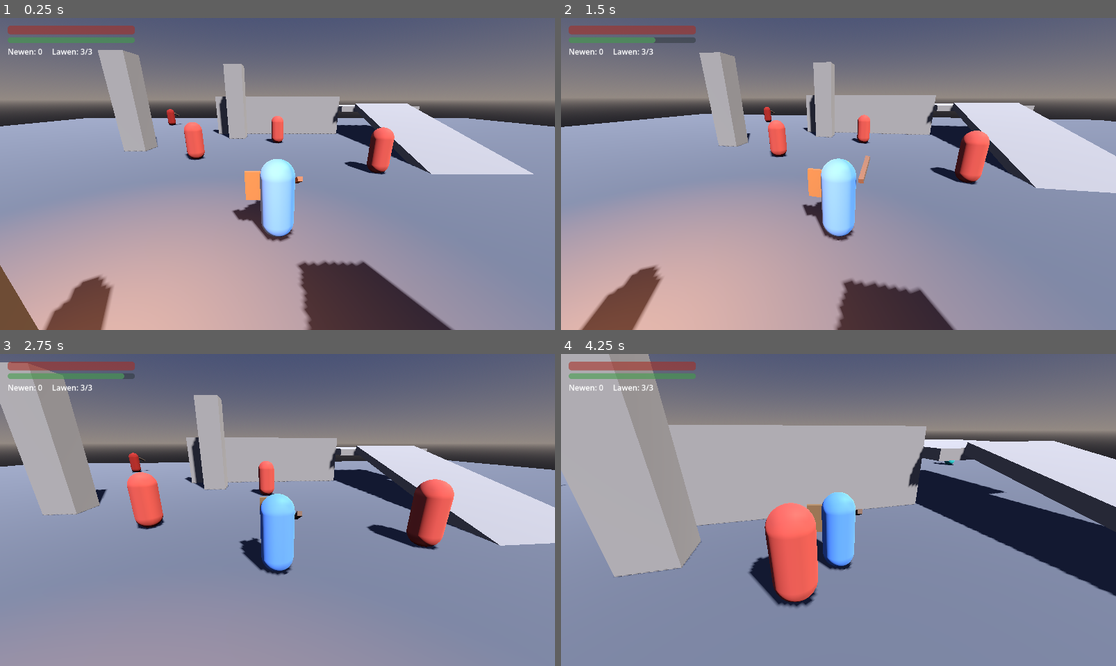
Above: before the commit, frames 1-4 (two rows, left to right).
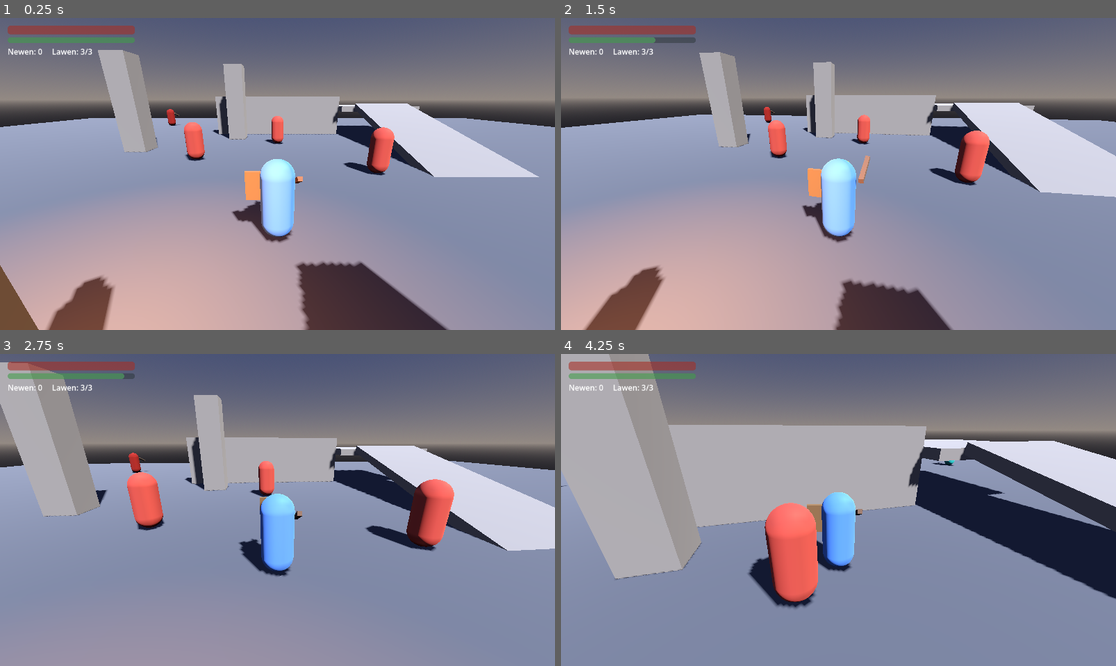
Above: after the commit, the same moments.

Repository: mefixer/GameProyect
Game: Godot game, scene res://scenes/levels/greybox.tscn
Same seed, same stepped clock (60 frames per second), same inputs: the game is played once before the commit and once after it.
Inputs (mouse positions are in pixels of both pictures, inside the frame that each line leads up to):
- Up to frame 1 (0.25 s): no input
- Up to frame 2 (1.5 s): move the mouse to (866, 174) at 0.52 s; hold W (move_forward) from 0.53 s (still down); tap Q (attack_heavy) at 0.6 s; tap Space (jump) at 0.77 s; move the mouse to (810, 174) at 1.27 s; click (810, 174) at 1.35 s
- Up to frame 3 (2.75 s): keep holding W (move_forward); tap Space (jump) at 1.52 s; move the mouse to (288, 503) at 2.02 s; hold Right mouse button (block) from 2.03 s (still down)
- Up to frame 4 (4.25 s): keep holding W (move_forward); move the mouse to (832, 516) at 2.77 s; release Right mouse button (block) at 2.78 s; tap E (interact) at 2.85 s; tap Space (jump) at 3.02, 3.77 s; move the mouse to (877, 513) at 3.52 s; hold Tab (lock_on) from 3.53 s (still down)

The runs differ from the first frame. In frame 1, 1.4% of the frame differs, in the area x 0-100%, y 32-100%; in frame 2, 1.3%; in frame 3, 0.9%; in frame 4, 1.1%.

Commit message:
Greybox: normalización de UIDs por el editor de Godot
Co-Authored-By: Claude Fable 5 <noreply@anthropic.com>

Diff:
--- a/scenes/levels/greybox.tscn
+++ b/scenes/levels/greybox.tscn
@@ -103,7 +103,7 @@
 shape = SubResource("shape_floor")
 
 [node name="MeshInstance3D" type="MeshInstance3D" parent="NavRegion/Floor" unique_id=1409825761]
-transform = Transform3D(1, 0, 0, 0, 1, 0, 0, 0, 1, -0.23299205, 0.053110838, 0.094222546)
+transform = Transform3D(1, 0, 0, 0, 1, 0, 0, 0, 1, -0.03676635, 0.0018579662, 0.018929362)
 mesh = SubResource("mesh_floor")
 surface_material_override/0 = SubResource("mat_floor")
 
@@ -252,7 +252,7 @@
 attack_recovery = 0.5
 attack_cooldown = 2.2
 
-[node name="Rewe" parent="." instance=ExtResource("9_rewescn")]
+[node name="Rewe" parent="." unique_id=1230287537 instance=ExtResource("9_rewescn")]
 transform = Transform3D(1, 0, 0, 0, 1, 0, 0, 0, 1, -2, 0, 3)
 
 [node name="DebugHud" parent="." unique_id=1638032188 instance=ExtResource("4_hudscn")]
Not shown: 1 places in scenes/levels/greybox.tscn that only renumber resources
